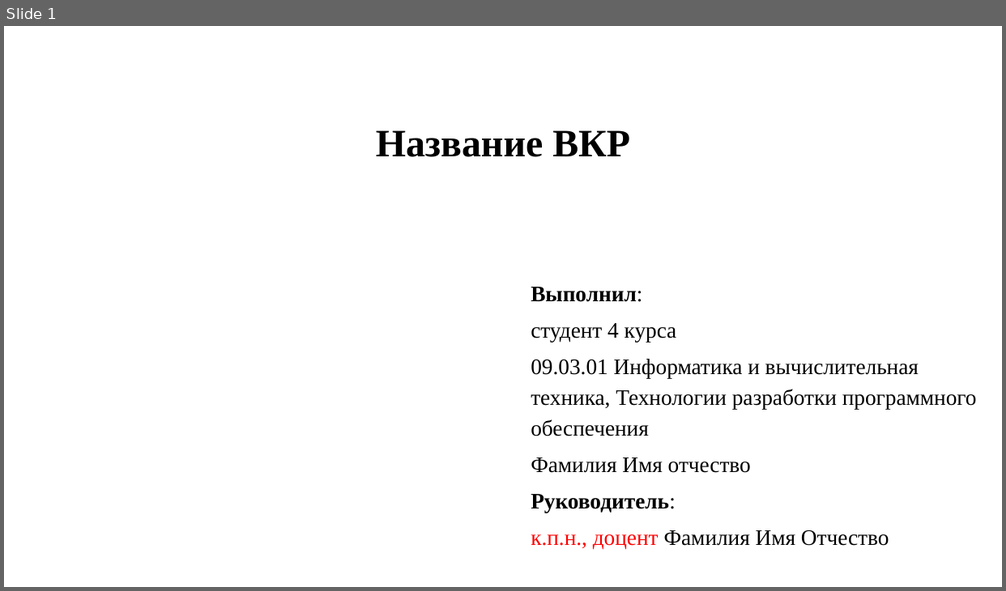
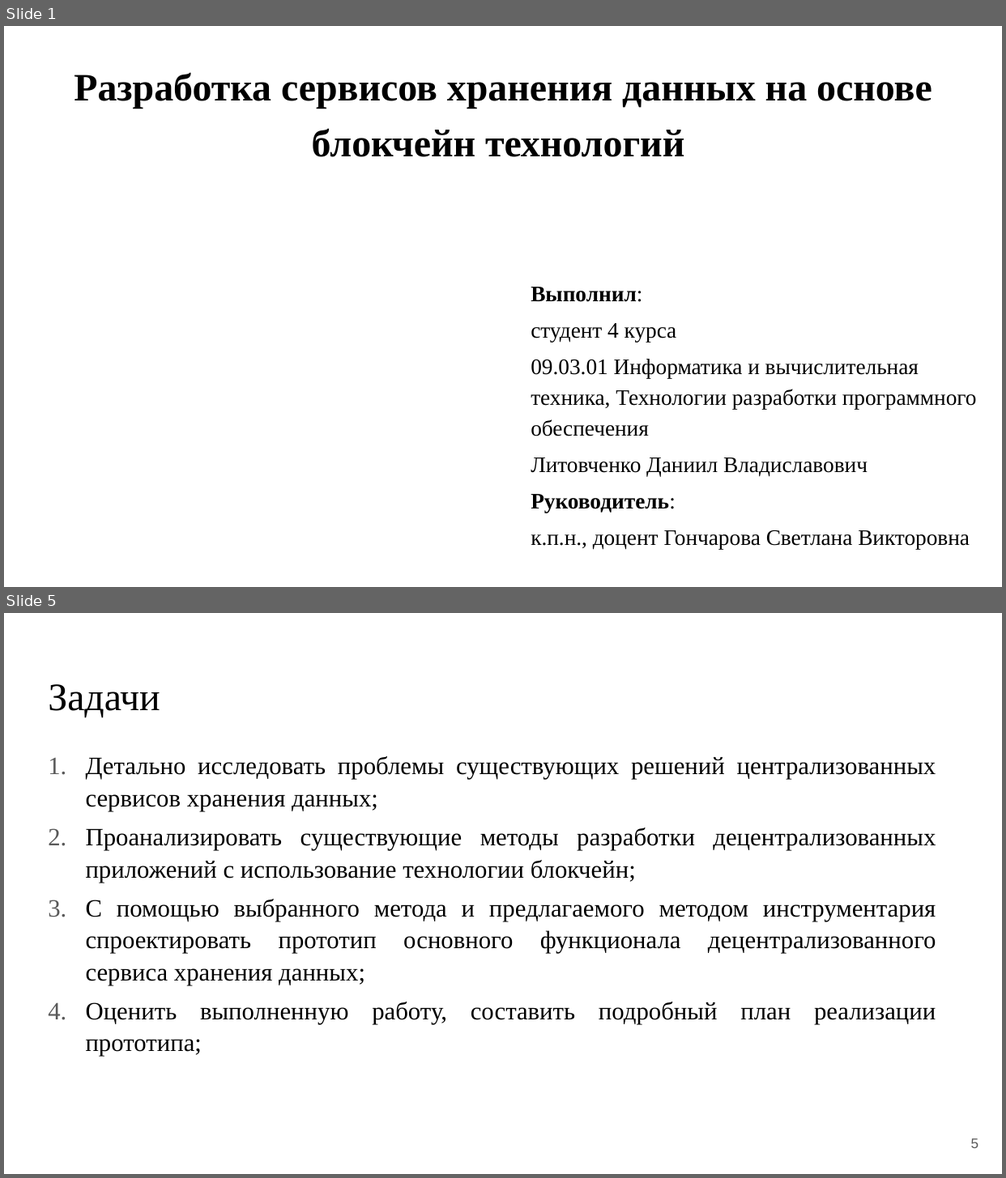
Before and after one commit to DaniilLitvochenko/prediplom_pract, a slide deck: Литовченко Д.В. ИСР2.pptx. Shown one above the other, each under a label of ours: slide 1 before the commit, slides 1 and 5 after it; the slides between them are not shown. The pictures are 1006x591 and 1006x1178 pixels, drawn with LibreOffice and Linux fonts; fonts in the diff are those of the drawing. Boxes give left, top, right and bottom in pixels: in the first picture for what was removed or moved away, otherwise in the second. Text is boxed around its words. In the diff, an @@ line names an element or a change of style, - is before the commit and + after.

```diff
--- a/Литовченко Д.В. ИСР2.pptx
+++ b/Литовченко Д.В. ИСР2.pptx
@@ slide 5 added at [4,613,1002,1174], background #FFFFFF @@
@@ title added at [48,684,160,717], 28 pt, text #000000 @@
+Задачи
@@ text added at [86,756,936,1056], 18 pt, text #000000 @@
+1. Детально исследовать проблемы существующих решений централизованных сервисов хранения данных;
+2. Проанализировать существующие методы разработки децентрализованных приложений с использование технологии блокчейн;
+3. С помощью выбранного метода и предлагаемого методом инструментария спроектировать прототип основного функционала децентрализованного сервиса хранения данных;
+4. Оценить выполненную работу, составить подробный план реализации прототипа;
@@ page number added at [971,1139,979,1148], 10 pt, text #595959 @@
+5
@@ slide 1 changed as well @@
@@ title at [74,72,932,157]: text changed @@
-Название ВКР
+Разработка сервисов хранения данных на основе блокчейн технологий
@@ subtitle at [530,458,867,476]: text changed @@
-Фамилия Имя отчество
+Литовченко Даниил Владиславович
@@ subtitle at [530,531,970,549]: text changed @@
-к.п.н., доцент Фамилия Имя Отчество
+к.п.н., доцент Гончарова Светлана Викторовна
```
Also in this commit, not shown: 1 other slide changed, 8 other slides added, 6 slides removed, 1 other file.
